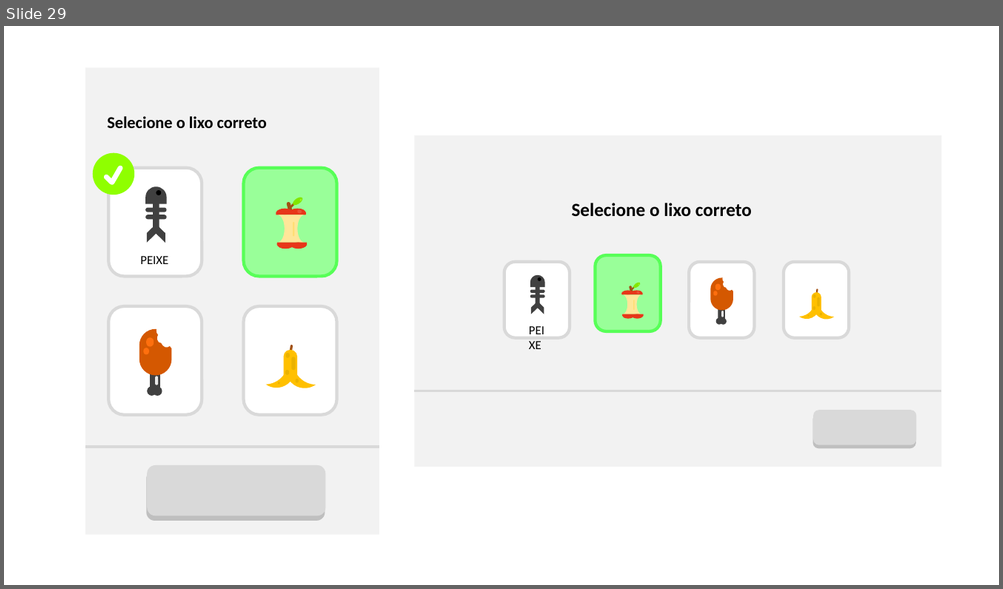
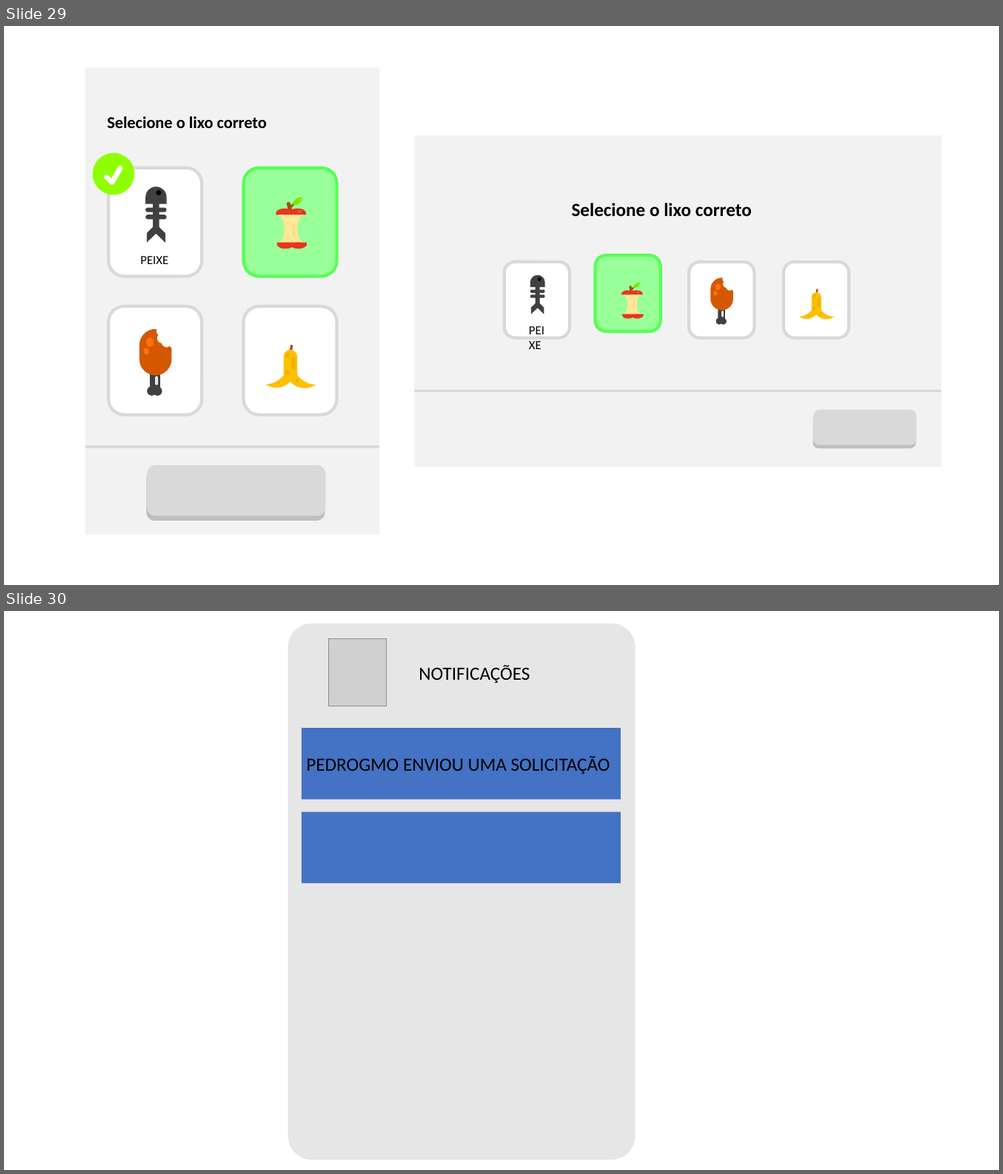
Before and after one commit to pedrogmo/projetopp2, a slide deck: slide/Apresentação1.pptx. Shown one above the other, each under a label of ours: slide 29 before the commit, slides 29 and 30 after it. The pictures are 1003x589 and 1003x1174 pixels, drawn with LibreOffice and Linux fonts; fonts in the diff are those of the drawing; grey boxes stand for pictures. Boxes give left, top, right and bottom in pixels: in the first picture for what was removed or moved away, otherwise in the second. Text is boxed around its words. In the diff, an @@ line names an element or a change of style, - is before the commit and + after.

```diff
--- a/slide/Apresentação1.pptx
+++ b/slide/Apresentação1.pptx
@@ slide 30 added at (4, 611, 999, 1170), background #FFFFFF @@
@@ rounded rectangle added at (288, 624, 635, 1160), fill #E7E6E6 @@
@@ picture added at (329, 639, 387, 706) @@
@@ text added at (418, 665, 529, 684), 18 pt, text #000000 @@
+NOTIFICAÇÕES
@@ rectangle added at (301, 728, 621, 800), fill #4472C4 @@
@@ text added at (306, 756, 610, 775), 18 pt, text #000000 @@
+PEDROGMO ENVIOU UMA SOLICITAÇÃO
@@ rectangle added at (301, 812, 621, 883), fill #4472C4 @@
```
Also in this commit, not shown: 2 other files.
